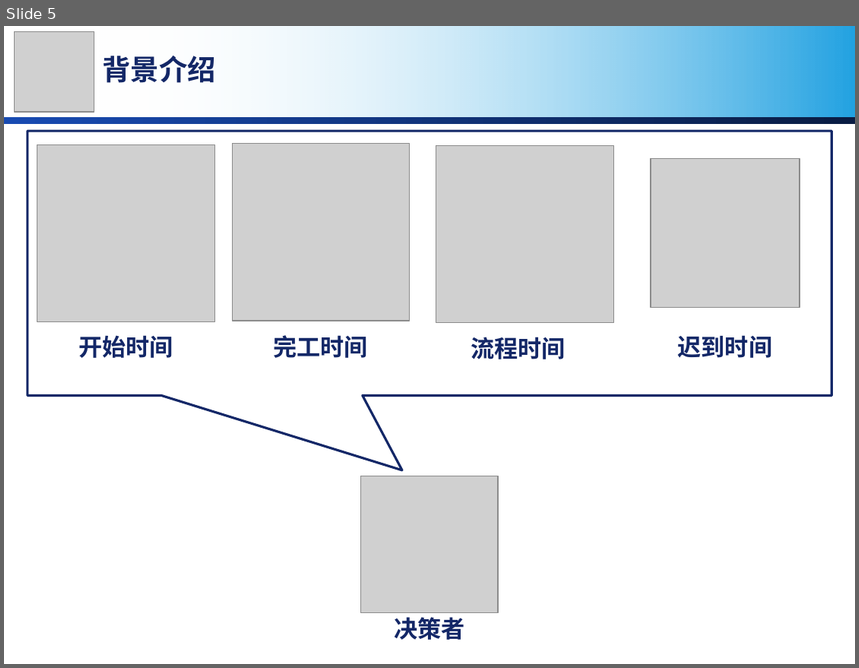
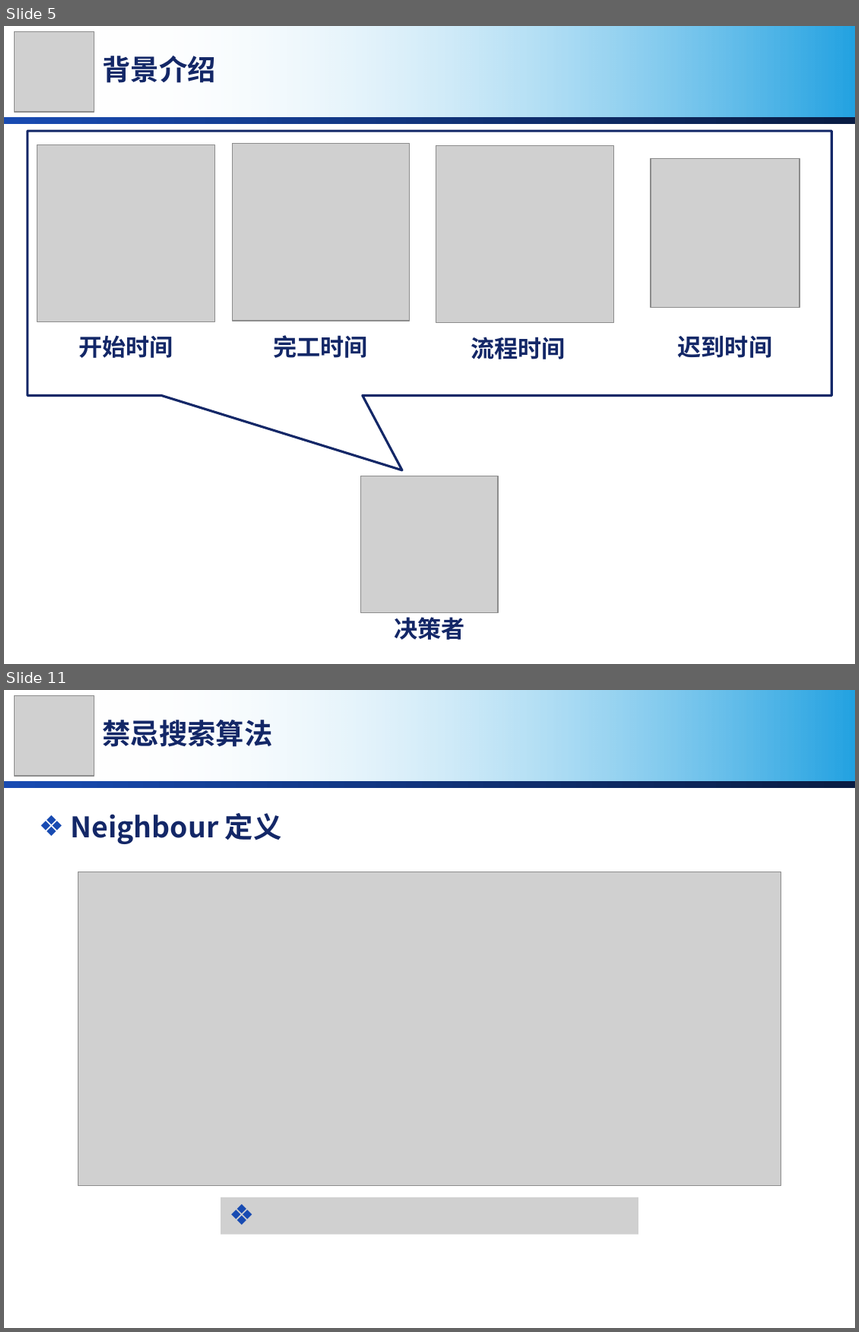
Before and after one commit to MirrichWangD/MUST, a slide deck: 管理學導論/presentation.pptx. Shown one above the other, each under a label of ours: slide 5 before the commit, slides 5 and 11 after it; the slides between them are not shown. The pictures are 859x668 and 859x1332 pixels, drawn with LibreOffice and Linux fonts; fonts in the diff are those of the drawing; grey boxes stand for pictures; background and template pictures are left out. Boxes give left, top, right and bottom in pixels: in the first picture for what was removed or moved away, otherwise in the second. Text is boxed around its words. In the diff, an @@ line names an element or a change of style, - is before the commit and + after.

```diff
--- a/管理學導論/presentation.pptx
+++ b/管理學導論/presentation.pptx
@@ slide 11 added at (4, 690, 855, 1328), background #FFFFFF; not listed: 2 template elements that a slide beside it also shows @@
@@ picture added at (14, 695, 94, 775) @@
@@ text added at (103, 720, 273, 747), 24 pt, text #132767, bold @@
+禁忌搜索算法
@@ text added at (71, 813, 282, 844), 24 pt, text #132767, bold @@
+❖ Neighbour 定义
@@ picture added at (78, 872, 781, 1186) @@
@@ picture added at (221, 1198, 639, 1235) @@
```
Also in this commit, not shown: 9 slides changed, 16 other slides added.
